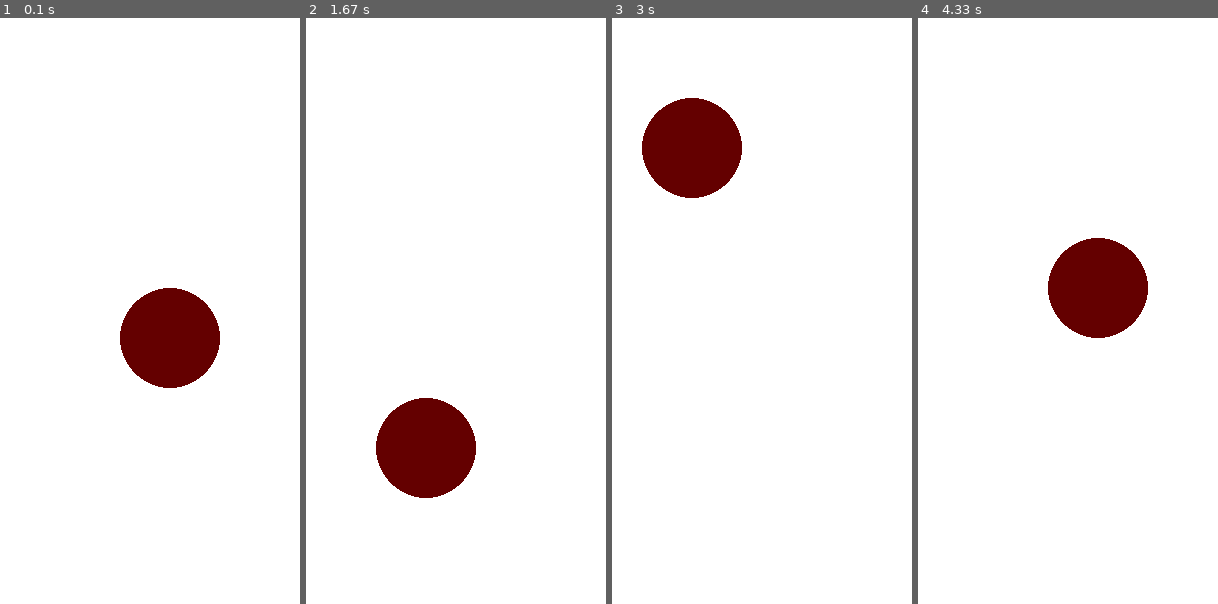
Above: before the commit, frames 1-4 (left to right).
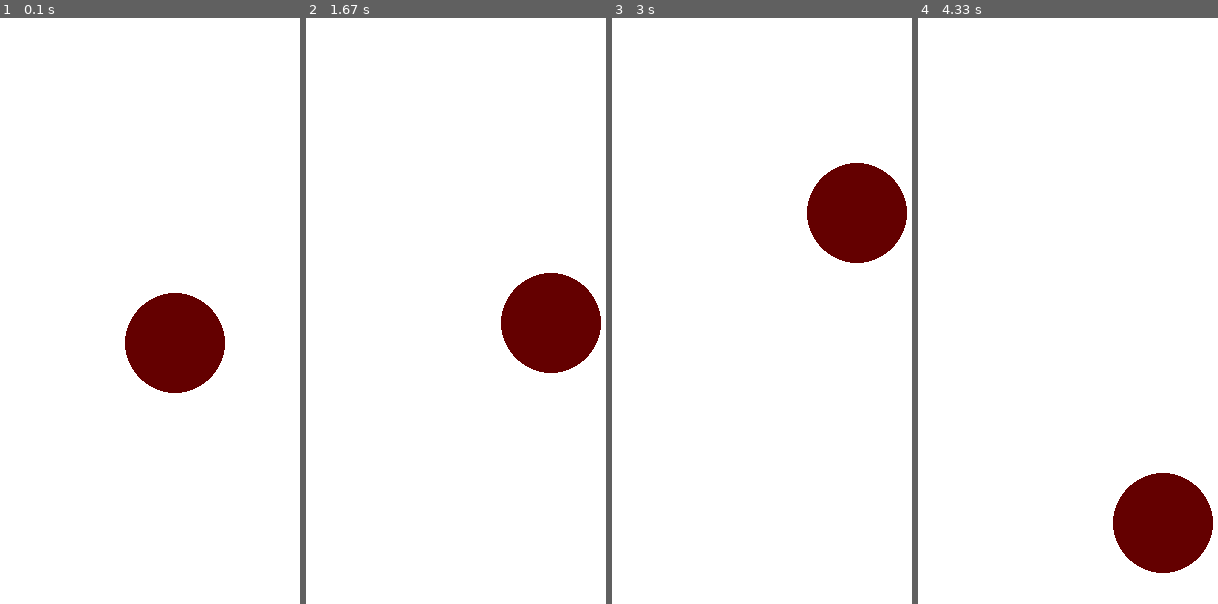
Above: after the commit, the same moments.

Repository: olucassantos/AprendaPyGame
Game: pygame game, started from pingav1.py
Two runs of this game, one before a commit and one after it. Both use one fixed random seed, a clock stepped at 60 frames per second and the inputs below.
Inputs:
- Up to frame 1 (0.1 s): no input
- Up to frame 2 (1.67 s): no input
- Up to frame 3 (3 s): no input
- Up to frame 4 (4.33 s): no input

The runs differ from the first frame. In frame 1, 0.8% of the frame differs, in the area x 40-75%, y 46-64%; in frame 2, 8.9%, in the area x 23-99%, y 43-82%; in frame 3, 8.9%; in frame 4, 8.9%.

Commit message:
Atualizar taxa de frames para 60 no arquivo pingav1.py

Diff:
--- a/pingav1.py
+++ b/pingav1.py
@@ -46,4 +46,4 @@
     pygame.display.update()
 
     #controla o FPS
-    relogio.tick(45)
+    relogio.tick(60)
